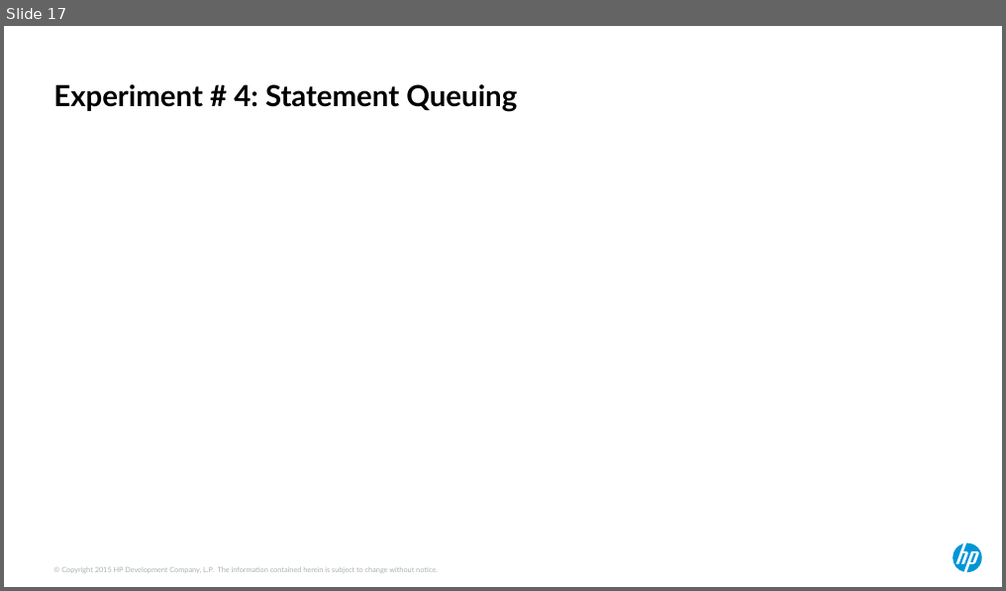
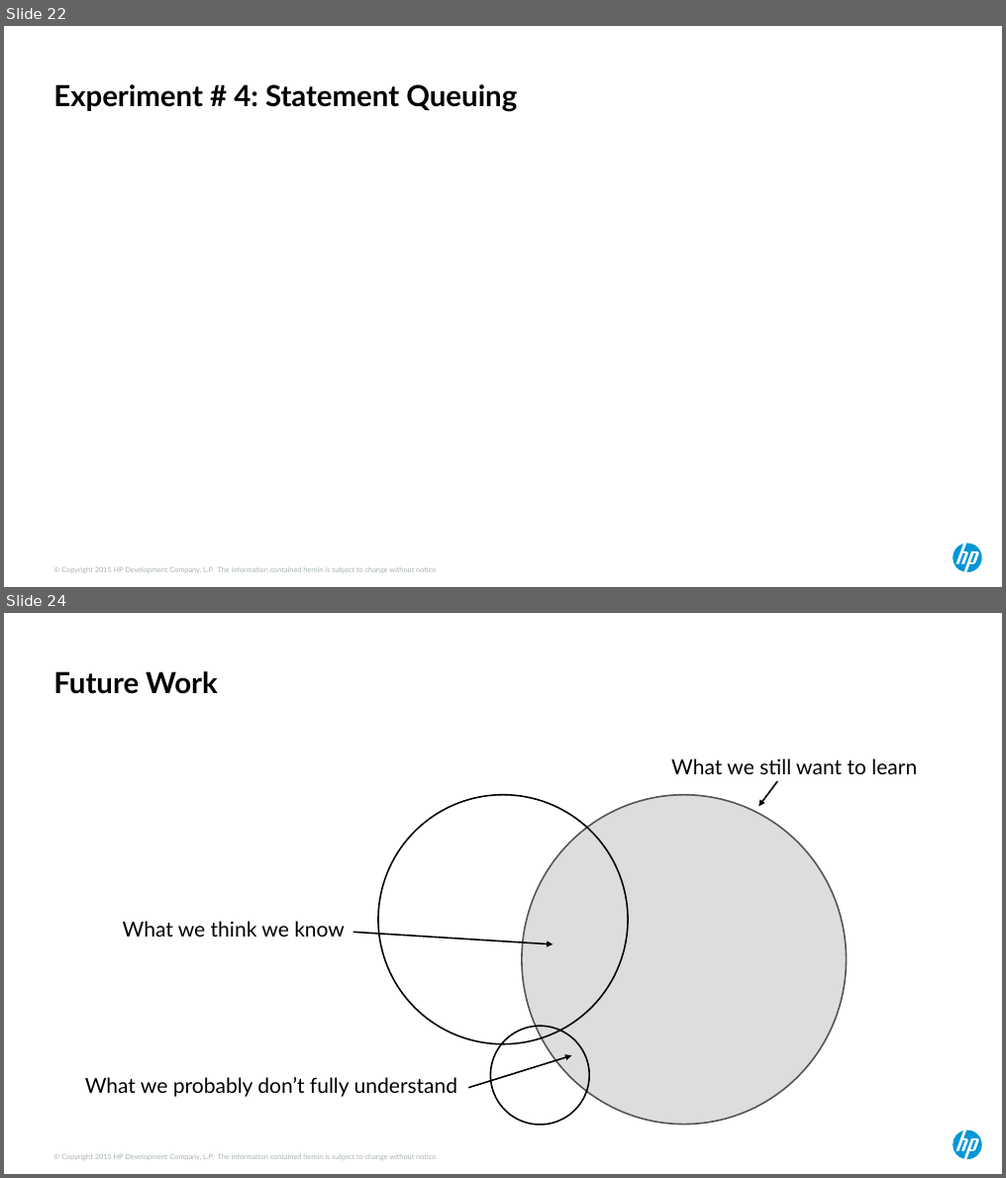
Before and after one commit to ndesilets/Group-13-HP-Big-Data-Analytics, a slide deck: Power Point Files/hotsos_2017 (kirbys inputs).pptx. Shown one above the other, each under a label of ours: slide 17 before the commit, slides 22 and 24 after it; the slides between them are not shown. The pictures are 1006x591 and 1006x1178 pixels, drawn with LibreOffice and Linux fonts; fonts in the diff are those of the drawing. Boxes give left, top, right and bottom in pixels: in the first picture for what was removed or moved away, otherwise in the second. Text is boxed around its words. In the diff, an @@ line names an element or a change of style, - is before the commit and + after.

```diff
--- a/Power Point Files/hotsos_2017 (kirbys inputs).pptx
+++ b/Power Point Files/hotsos_2017 (kirbys inputs).pptx
@@ slide 24 added at [4,613,1002,1174], background #FFFFFF; not listed: 2 template elements that a slide beside it also shows @@
@@ title added at [54,671,218,694], 28 pt, text #000000, bold @@
+Future Work
@@ text added at [671,759,917,774], 20 pt, text #000000 @@
+What we still want to learn
@@ arrow added from (777, 781) to (758, 806), #000000 1.5 pt @@
@@ ellipse added at [378,795,628,1045], outline #000000 1.5 pt @@
@@ ellipse added at [522,795,846,1124], fill #DCDDDD, outline #535455 1.5 pt @@
@@ text added at [123,921,345,937], 20 pt, text #000000 @@
+What we think we know
@@ arrow added from (352, 932) to (552, 945), #000000 1.5 pt @@
@@ ellipse added at [491,1026,589,1125], outline #000000 1.5 pt @@
@@ arrow added from (468, 1088) to (571, 1057), #000000 1.5 pt @@
@@ text added at [85,1077,458,1097], 20 pt, text #000000 @@
+What we probably don’t fully understand
@@ what was slide 17 is now slide 22 @@
```
Also in this commit, not shown: 10 slides changed, 9 other slides added, 2 slides removed, 4 other files.
